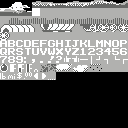
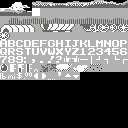
Revision of a layered 128 x 128 image; what changed, layer by layer:
painted on "patternB.bmp" over (x1=56, y1=72, x2=80, y2=80)
